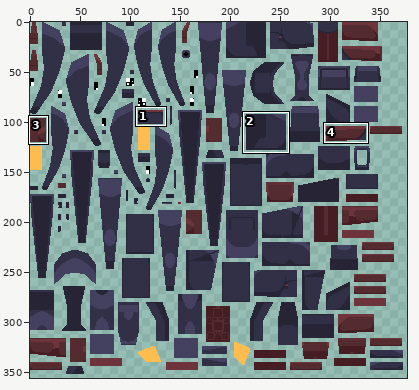
A sprite sheet gets an edit: QB-10 Bioweapon.png. The picture above shows the old version from afar; the outline marks the close-up.
Close-up. Earlier state:
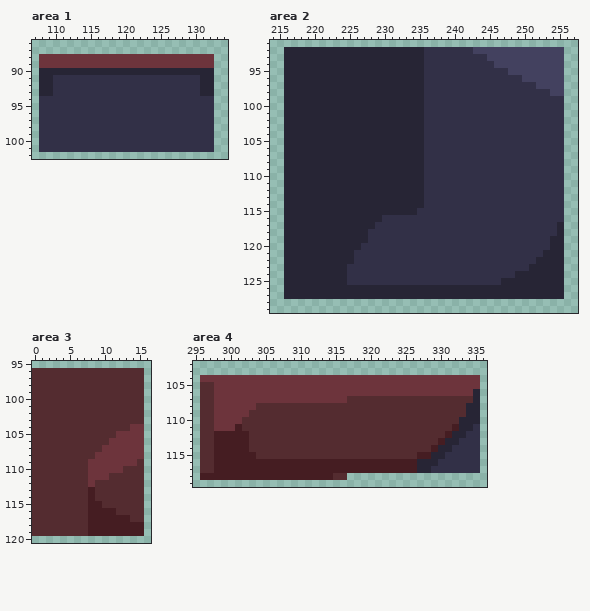
The file is 512x512 pixels. Colours within 5 levels of each other are drawn and written as one. Shown: area 1: x 107..134, y 86..102; area 2: x 214..257, y 91..129; area 3: x 0..16, y 95..120; area 4: x 295..336, y 102..119. The wide view leaves out empty margins. The commit also changed other parts of the picture, which this record leaves out.
And afterwards:
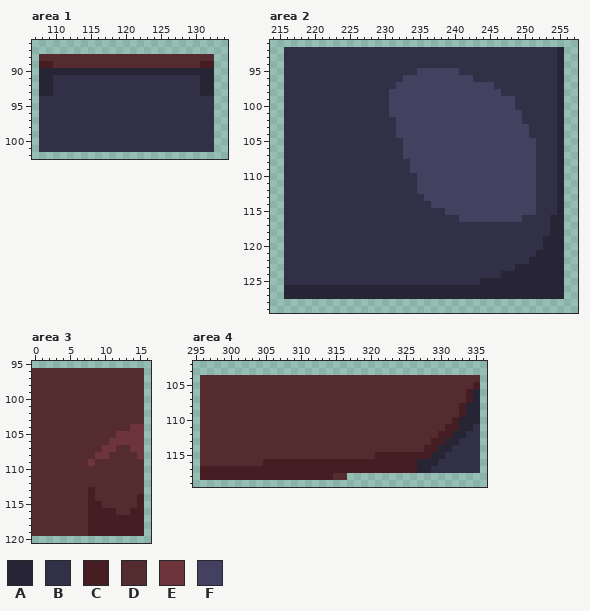
Palette (. is transparent): A #272535  B #323047  C #451d22  D #542c30  E #6d343c  F #43415f
Edits made:
Changed rows in their new state; - is an unchanged pixel.
Area 1:
first column x 108:
 88 DDDDDDDDDDDDDDDDDDDDDDDDD
 89 CCDDDDDDDDDDDDDDDDDDDDDCC
Area 2:
first column x 216:
 92 BBBBBBBBBBBBBBBBBBBB-------BBBBBBBBBBBBA
 93 BBBBBBBBBBBBBBBBBBBB---------BBBBBBBBBBA
 94 BBBBBBBBBBBBBBBBBBBB----------BBBBBBBBBA
 95 BBBBBBBBBBBBBBBBBBBFFFFFF-------BBBBBBBA
 96 BBBBBBBBBBBBBBBBBFFFFFFFFFF-------BBBBBA
 97 BBBBBBBBBBBBBBBBFFFFFFFFFFFFFF------BBBA
 98 BBBBBBBBBBBBBBBFFFFFFFFFFFFFFFF-------BA
 99 BBBBBBBBBBBBBBBFFFFFFFFFFFFFFFFFF------A
100 BBBBBBBBBBBBBBBFFFFFFFFFFFFFFFFFF------A
101 BBBBBBBBBBBBBBBFFFFFFFFFFFFFFFFFFF-----A
102 BBBBBBBBBBBBBBBBFFFFFFFFFFFFFFFFFF-----A
103 BBBBBBBBBBBBBBBBFFFFFFFFFFFFFFFFFFF----A
104 BBBBBBBBBBBBBBBBFFFFFFFFFFFFFFFFFFF----A
105 BBBBBBBBBBBBBBBBBFFFFFFFFFFFFFFFFFFF---A
106 BBBBBBBBBBBBBBBBBFFFFFFFFFFFFFFFFFFF---A
107 BBBBBBBBBBBBBBBBBFFFFFFFFFFFFFFFFFFF---A
108 BBBBBBBBBBBBBBBBBBFFFFFFFFFFFFFFFFFF---A
109 BBBBBBBBBBBBBBBBBBFFFFFFFFFFFFFFFFFF---A
110 BBBBBBBBBBBBBBBBBBBFFFFFFFFFFFFFFFFF---A
111 BBBBBBBBBBBBBBBBBBBFFFFFFFFFFFFFFFFF---A
112 BBBBBBBBBBBBBBBBBBBFFFFFFFFFFFFFFFFF---A
113 BBBBBBBBBBBBBBBBBBBBFFFFFFFFFFFFFFFF---A
114 BBBBBBBBBBBBBBBBBBBB-FFFFFFFFFFFFFFF---A
115 BBBBBBBBBBBBBBBBBBB----FFFFFFFFFFFFF---A
116 BBBBBBBBBBBBBB-----------FFFFFFFFF----AA
117 BBBBBBBBBBBBB-------------------------A-
118 BBBBBBBBBBBB--------------------------A-
119 BBBBBBBBBBBB-------------------------A--
120 BBBBBBBBBBB--------------------------A--
121 BBBBBBBBBB--------------------------A---
122 BBBBBBBBBB-------------------------A----
123 BBBBBBBBB------------------------AA-----
124 BBBBBBBBB----------------------AA-------
125 BBBBBBBBB-------------------AAA---------
Area 3:
first column x 8:
107 ----DD--
108 ---DDDD-
109 -DDDDDD-
110 DDDDD---
111 DDD-----
112 D-------
114 -------C
115 -------C
116 ------CC
117 ------CC
Area 4:
first column x 296:
104 DDDDDDDDDDDDDDDDDDDDDDDDDDDDDDDDDDDDDDDD
105 --DDDDDDDDDDDDDDDDDDDDDDDDDDDDDDDDDDDDDC
106 --DDDDDDDDDDDDDDDDDDDDDDDDDDDDDDDDDDDDC-
107 --DDDDDDDDDDDDDDDDDDD-----------------C-
108 --DDDDDD-----------------------------C--
109 --DDDDD------------------------------C--
110 --DDDD------------------------------C---
111 --DDDD-----------------------------C----
112 --DDDDD---------------------------C-----
113 --DDDDD--------------------------C------
114 --DDDDD-------------------------C-------
115 --DDDDDD-----------------CCCCCC---------
116 --DDDDDDD-------------------------------
117 CC--------------------------------------
Changed places in both close-ups, as pixel boxes (x1, y1, x2, y2):
changed: (39, 54, 214, 68)
changed: (284, 47, 564, 285)
changed: (88, 445, 144, 522)
changed: (200, 375, 480, 473)
